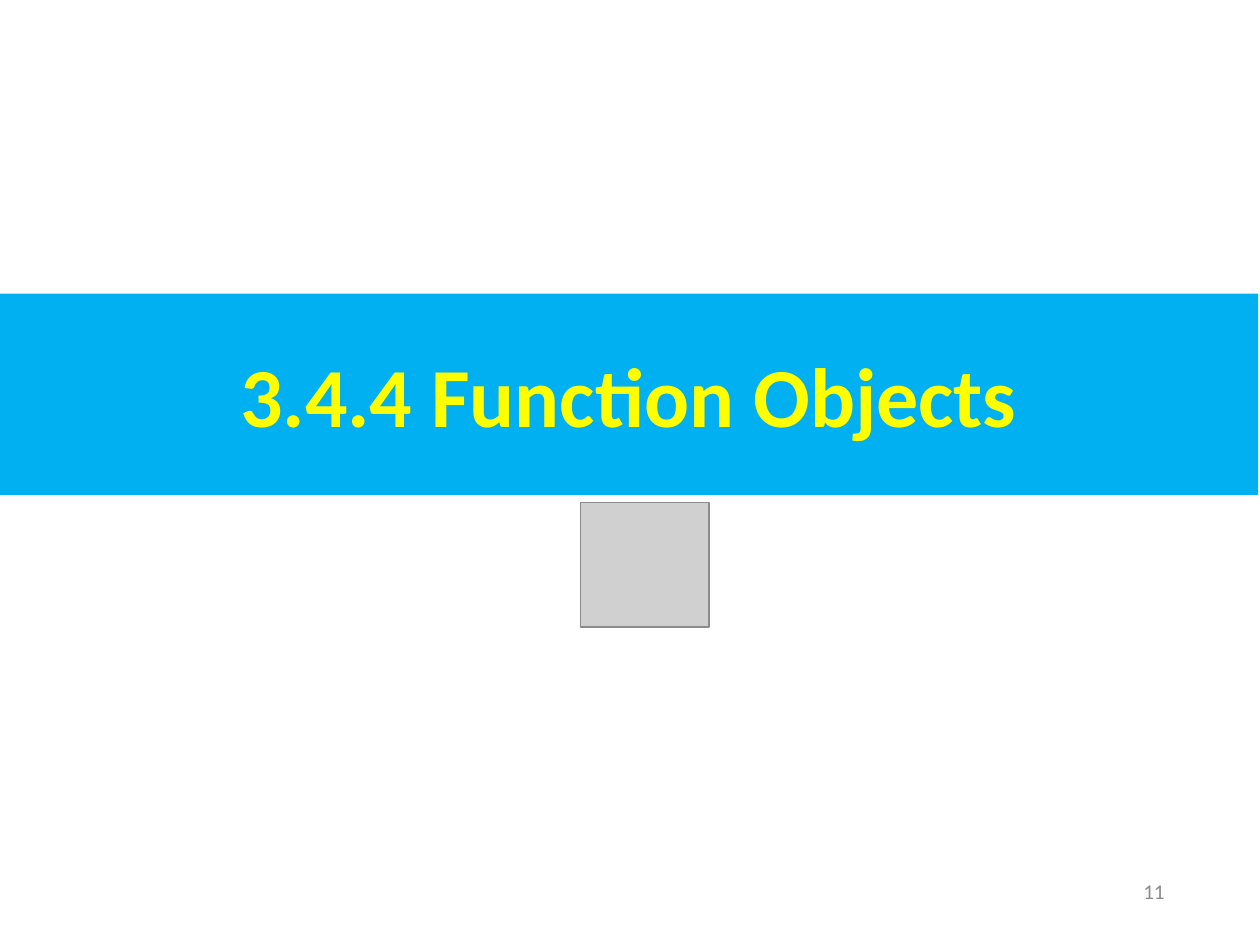
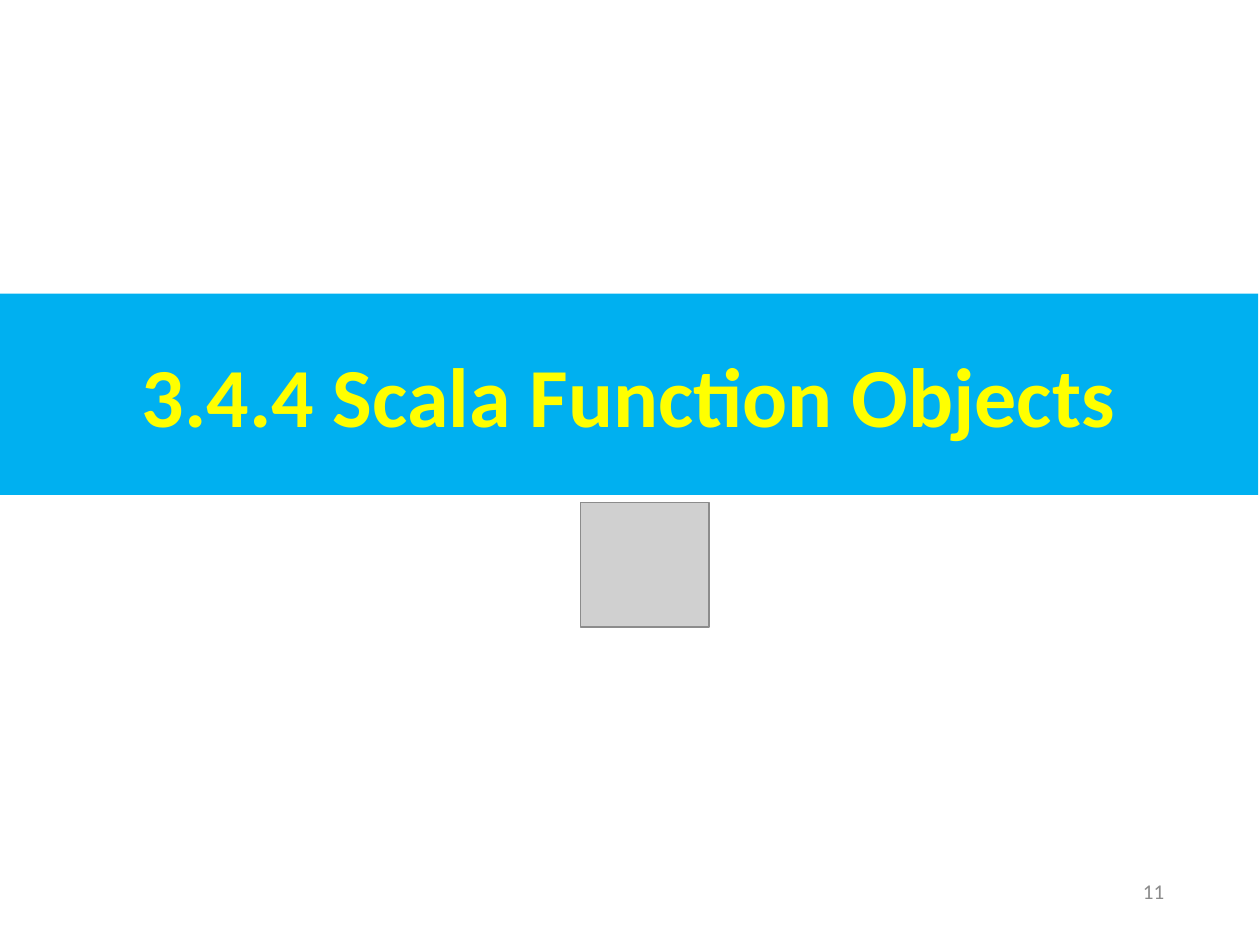
Before and after one commit to peterhchen/AIU_CS800_Chisel, a slide deck: slide 11 of 300_UCB_BC/003.4_FuncProg/000_Video/003.4_FuncProg.ppt. Drawn at 1260x945 pixels with LibreOffice and Linux fonts; fonts in the diff are those of the drawing; grey boxes stand for pictures. Boxes give left, top, right and bottom in pixels: in the first picture for what was removed or moved away, otherwise in the second. Text is boxed around its words. In the diff, an @@ line names an element or a change of style, - is before the commit and + after.

```diff
--- a/300_UCB_BC/003.4_FuncProg/000_Video/003.4_FuncProg.ppt
+++ b/300_UCB_BC/003.4_FuncProg/000_Video/003.4_FuncProg.ppt
@@ text in rectangle at (x1=142, y1=368, x2=1115, y2=442): text changed @@
-3.4.4 Function Objects
+3.4.4 Scala Function Objects
```
Also in this commit, not shown: 4 other slides changed, 21 slides added.
